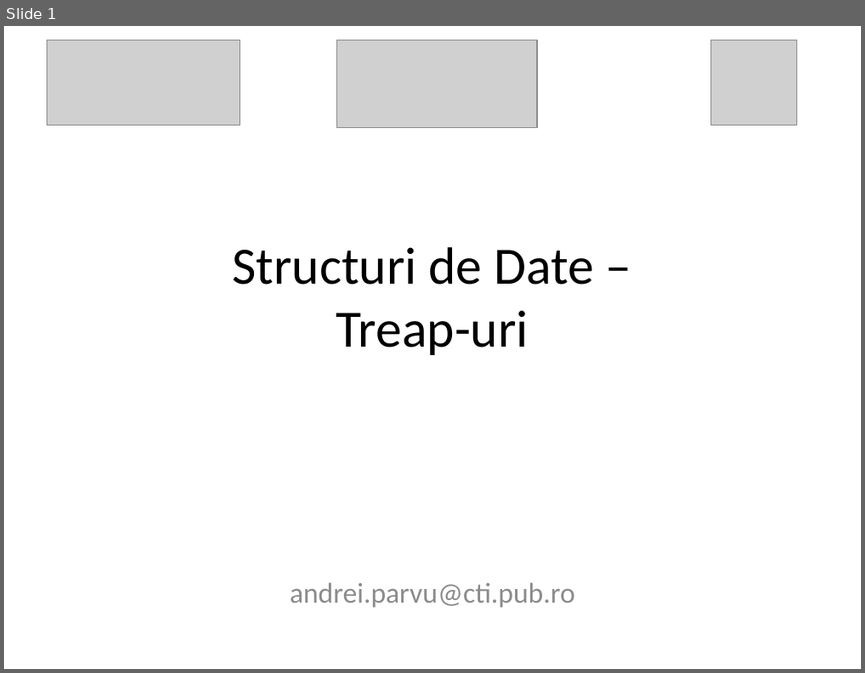
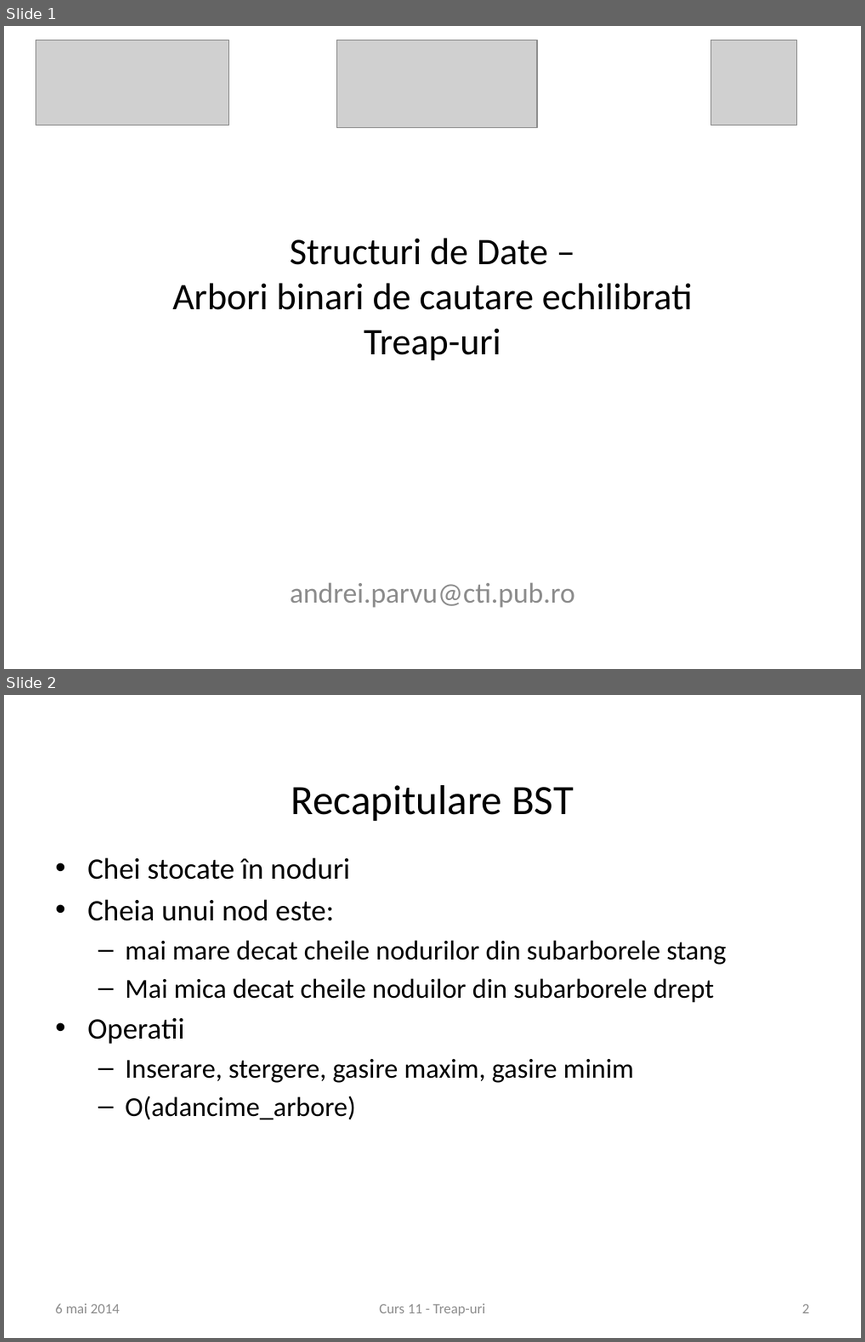
Before and after one commit to andreiparvu/treaps, a slide deck: curs11.pptx. Shown one above the other, each under a label of ours: slide 1 before the commit, slides 1 and 2 after it. The pictures are 865x673 and 865x1342 pixels, drawn with LibreOffice and Linux fonts; fonts in the diff are those of the drawing; grey boxes stand for pictures; background and template pictures are left out. Boxes give left, top, right and bottom in pixels: in the first picture for what was removed or moved away, otherwise in the second. Text is boxed around its words. In the diff, an @@ line names an element or a change of style, - is before the commit and + after.

```diff
--- a/curs11.pptx
+++ b/curs11.pptx
@@ slide 2 added at (4, 695, 861, 1338), background #FFFFFF @@
@@ title added at (291, 785, 574, 821), 35 pt, text #000000 @@
+Recapitulare BST
@@ text added at (87, 857, 726, 1120), 23 pt, text #000000 @@
+• Chei stocate în noduri
+• Cheia unui nod este:
+  – mai mare decat cheile nodurilor din subarborele stang
+  – Mai mica decat cheile noduilor din subarborele drept
+• Operatii
+  – Inserare, stergere, gasire maxim, gasire minim
+  – O(adancime_arbore)
@@ text added at (55, 1303, 120, 1313), 12 pt, text #8C8C8C @@
+6 mai 2014
@@ text added at (379, 1303, 486, 1315), 12 pt, text #8C8C8C @@
+Curs 11 - Treap-uri
@@ page number added at (802, 1304, 809, 1313), 12 pt, text #8C8C8C @@
+2
@@ slide 1 changed as well @@
@@ picture: place and size @@
-picture at (46, 40, 239, 125)
+picture at (36, 40, 229, 125)
@@ title at (172, 238, 692, 360): text changed; size 44 to 31.5 pt @@
-Structuri de Date –
-Treap-uri
+Structuri de Date –
+Arbori binari de cautare echilibrati
+Treap-uri
```
Also in this commit, not shown: 1 other slide changed, 17 other slides added, 1 other file.
